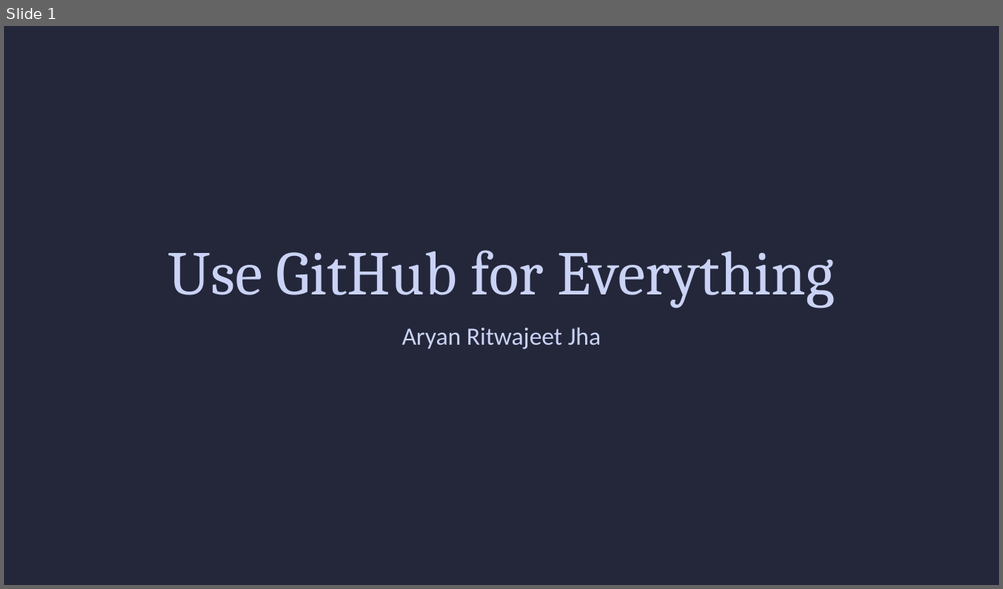
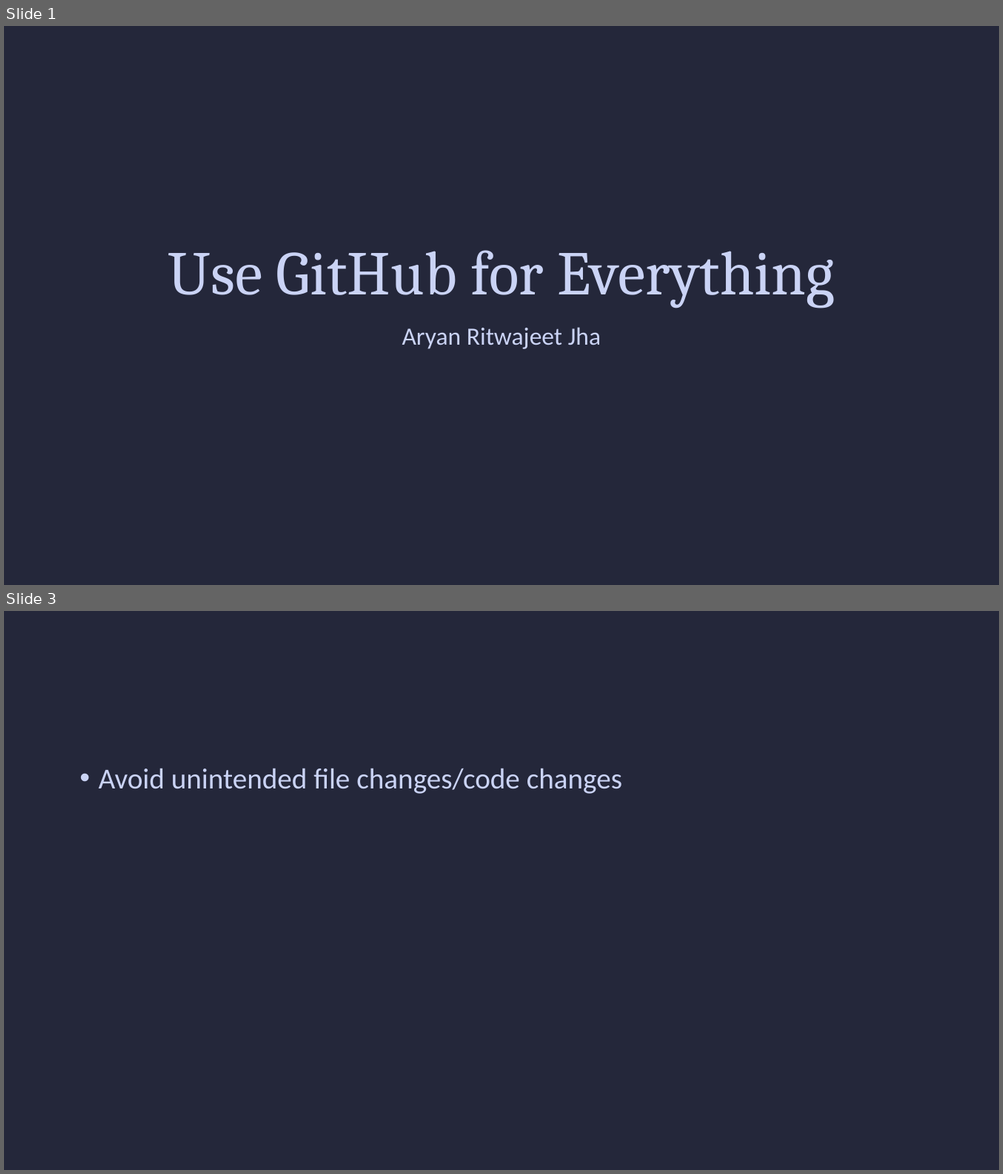
Before and after one commit to Realife-Brahmin/OriginalDocsHub-WSU-OneDrive, a slide deck: use-github-for-everything_Jha_Aryan.potx. Shown one above the other, each under a label of ours: slide 1 before the commit, slides 1 and 3 after it; the slides between them are not shown. The pictures are 1003x589 and 1003x1174 pixels, drawn with LibreOffice and Linux fonts; fonts in the diff are those of the drawing. Boxes give left, top, right and bottom in pixels: in the first picture for what was removed or moved away, otherwise in the second. Text is boxed around its words. In the diff, an @@ line names an element or a change of style, - is before the commit and + after.

```diff
--- a/use-github-for-everything_Jha_Aryan.potx
+++ b/use-github-for-everything_Jha_Aryan.potx
@@ slide 3 added at [4, 611, 999, 1170], background #24273A @@
@@ text added at [99, 768, 622, 794], 28 pt, text #CAD3F5 @@
+• Avoid unintended file changes/code changes
```
Also in this commit, not shown: 1 other slide added.
